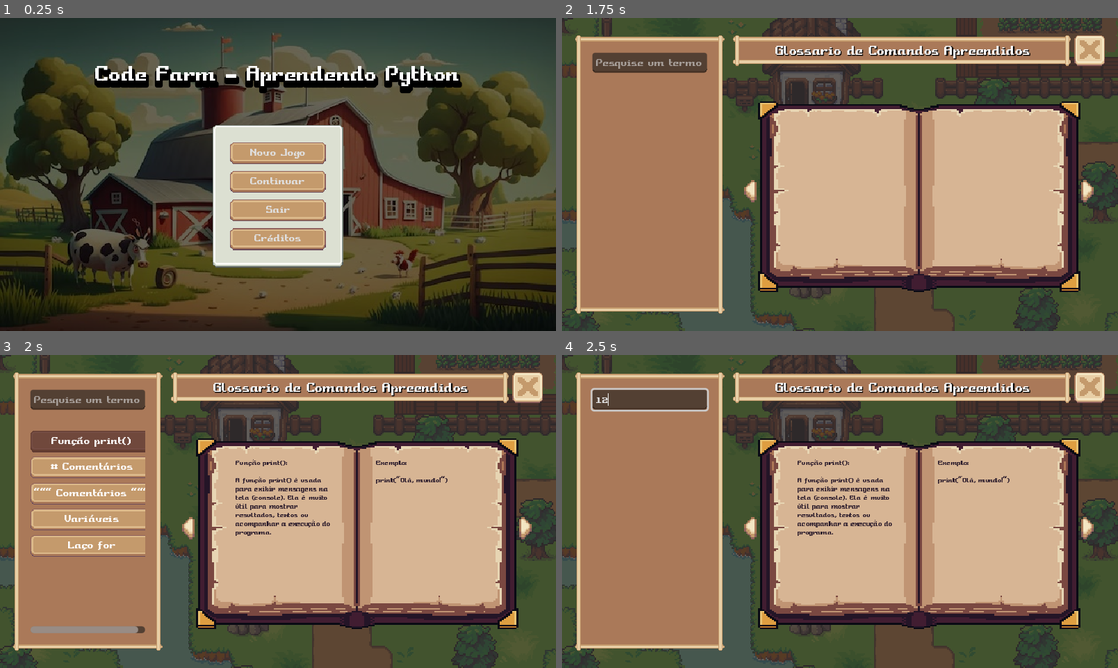
Above: before the commit, frames 1-4 (two rows, left to right).
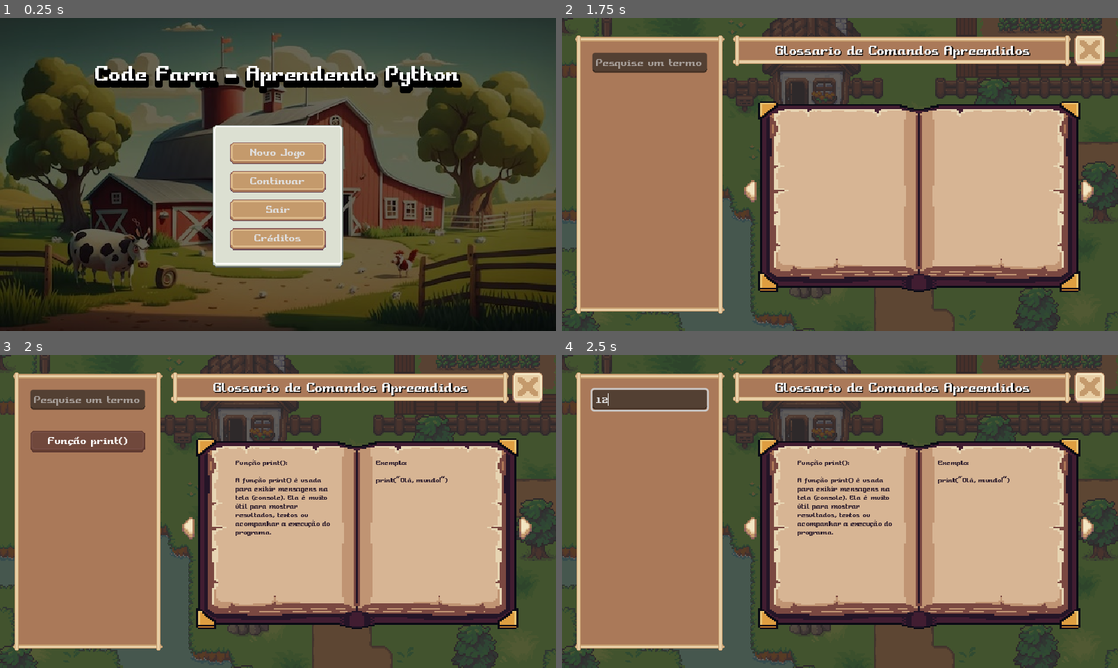
Above: after the commit, the same moments.

Repository: thomas-lp/code-farm
Game: Godot game, scene res://gerenciador_jogo/gerenciador_jogo.tscn
Two runs of this game, one before a commit and one after it. Both use one fixed random seed, a clock stepped at 60 frames per second and the inputs below.
Inputs (mouse positions are in pixels of both pictures, inside the frame that each line leads up to):
- Up to frame 1 (0.25 s): no input
- Up to frame 2 (1.75 s): click "Novo Jogo" at 0.5 s; click (578, 36) at 1.25 s
- Up to frame 3 (2 s): no input
- Up to frame 4 (2.5 s): click (650, 398) at 2.02 s; type "12" at 2.1 s

Frames 1-2 are identical in both runs. In frame 3, 5.8% of the frame differs, in the area x 5-27%, y 24-89%; in frame 4, nothing differs.

Commit message:
Correção link API

Diff:
--- a/jogo/global.gd
+++ b/jogo/global.gd
@@ -4,7 +4,7 @@
 
 const CAMINHO_SAVE = "user://save_jogo.gd"
 const QUANTIDADE_MISSOES = 5
-const MISSAO_INICIAL = 4
+const MISSAO_INICIAL = 1
 
 var _save_jogo: SaveJogo
 var missao_atual: int
--- a/jogo/interface_jogo/interface_missao/editor_codigo.gd
+++ b/jogo/interface_jogo/interface_missao/editor_codigo.gd
@@ -7,8 +7,8 @@
 @onready var _code_edit = %CodeEdit
 @onready var _requisicao_http = %RequisicaoHTTP
 
-const API_URL = "http://127.0.0.1:8000/analisar_codigo"
-#const API_URL = "https://code-farm.onrender.com/analisar_codigo"
+#const API_URL = "http://127.0.0.1:8000/analisar_codigo"
+const API_URL = "https://code-farm.onrender.com/analisar_codigo"
 
 func _ready():
 	desativar()
Not shown, added: jogo/biuld_web/index.html.zip
